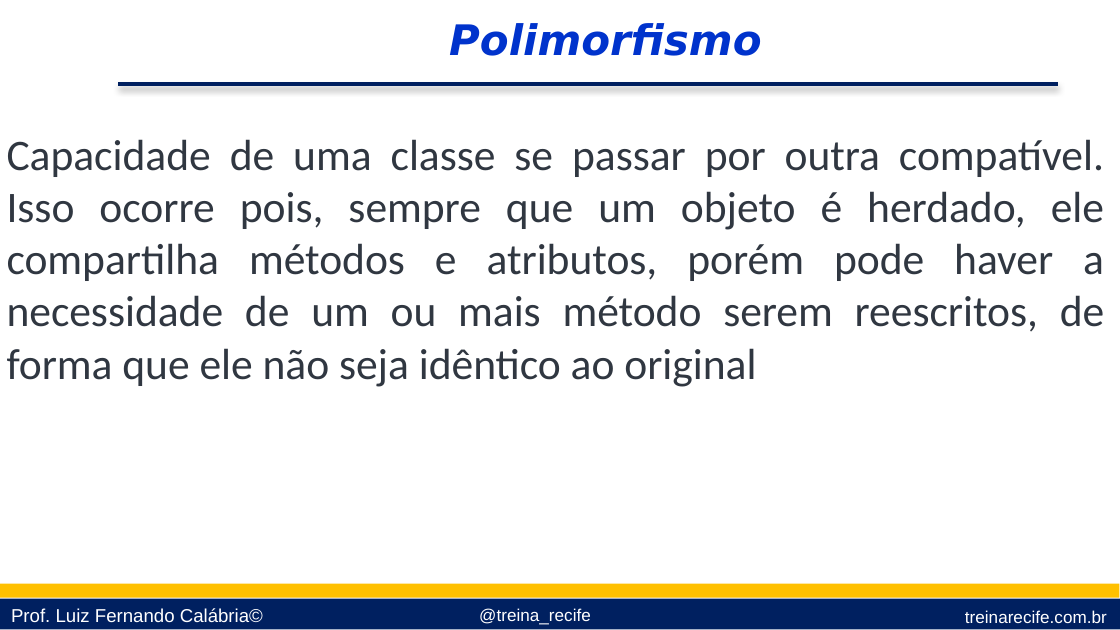
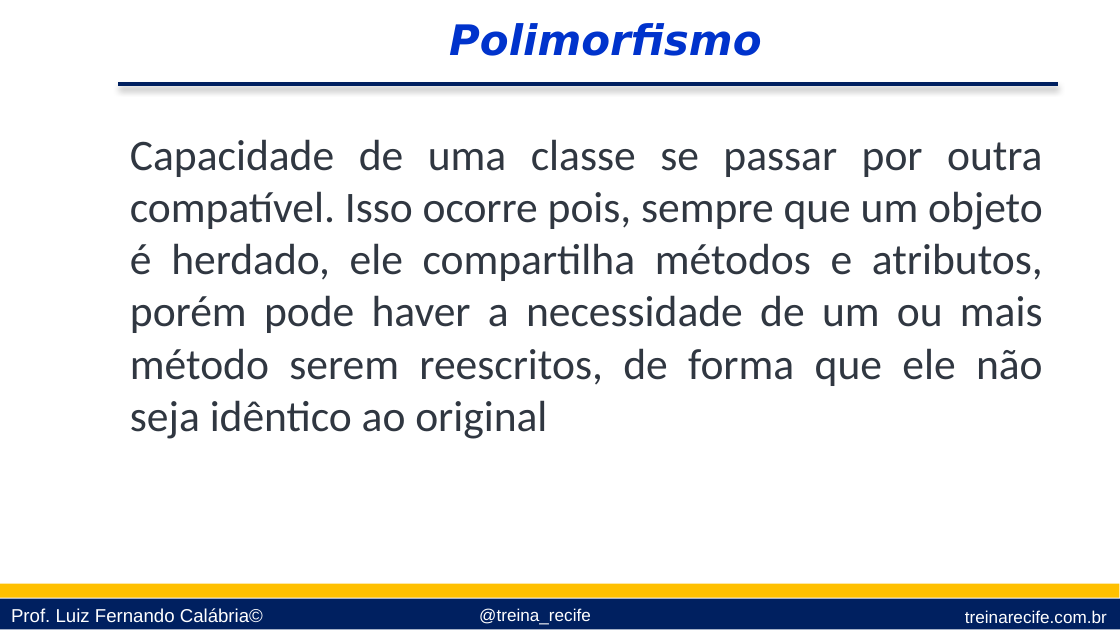
Before and after one commit to lfcalabria/pythonbasico, a slide deck: slide 10 of Apresentações/10 - Orientação a Objetos.pptx. Drawn at 1120x630 pixels with LibreOffice and Linux fonts; fonts in the diff are those of the drawing; background and template pictures are left out. Boxes give left, top, right and bottom in pixels: in the first picture for what was removed or moved away, otherwise in the second. Text is boxed around its words. In the diff, an @@ line names an element or a change of style, - is before the commit and + after.

```diff
--- a/Apresentações/10 - Orientação a Objetos.pptx
+++ b/Apresentações/10 - Orientação a Objetos.pptx
@@ text "Capacidade de uma classe se ..." rewrapped from (7, 139, 1104, 387) to (130, 139, 1043, 439) @@
```
Also in this commit, not shown: 12 other slides changed, 9 slides added.
